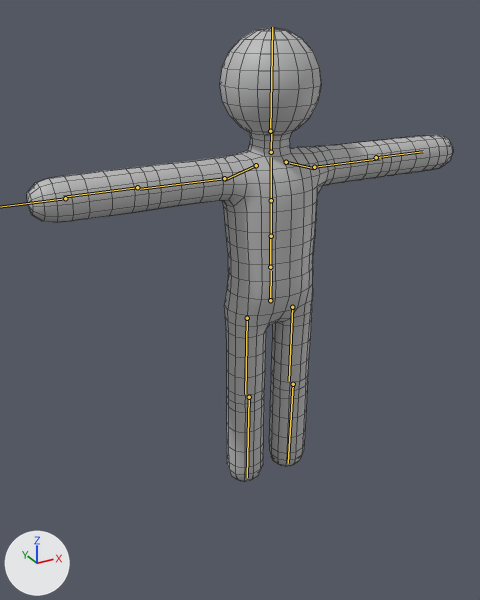
The FBX model Assets/Animations/PlayerSword@SwordCombo1.fbx: old version first, new version second.
The view is the same before and after, from a 50 mm lens placed at (-1.243, -2.011, 1.854), pointed at (-0.184, -0.086, 0.892). Lighting does not change. The marker at lower left points along +X, +Y and +Z. The first picture is the older version. The bones that change, and the others that lie on the model, are drawn over the model as lines. Mesh edges are drawn as thin lines.

Names of what the first picture shows: 'SM_StickMan'.
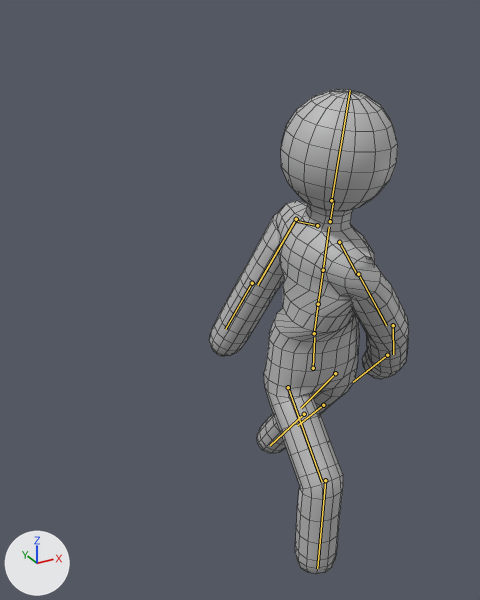
The newer file adds an action. The first version stands in its rest pose; the second is drawn at frame 30 of the action 'Armature|Armature|Armature|Armature|ArmatureДействие'.

What the commit changed:
Bone 'Root' (bone_root) moves from (0.0, 0.0, 0.0) to (0.0, -15.0, 30.0).
Bone 'Spine' (bone_spine) turns from (0, 0, 0) to (10, 2, 1) degrees about its own x, y and z.
Bone 'Spine1' (bone_spine1) turns from (0, 0, 0) to (0, 54, 0) degrees about its own x, y and z.
Bone 'Spine2' (bone_spine2) turns from (0, 0, 0) to (0, 33, 0) degrees about its own x, y and z.
Bone 'LeftArm' (bone_leftarm) turns from (0, 0, 0) to (80, 20, 17) degrees about its own x, y and z.
Bone 'RightShoulder' (bone_rightshoulder) turns from (0, 0, 0) to (11, 0, 0) degrees about its own x, y and z.
Bone 'RightArm' (bone_rightarm) turns from (0, 0, 0) to (65, -26, -125) degrees about its own x, y and z.
Bone 'RightForeArm' (bone_rightforearm) turns from (0, 0, 0) to (-3, -19, -15) degrees about its own x, y and z.
Bone 'RightHand' (bone_righthand) turns from (0, 0, 0) to (4, -11, -35) degrees about its own x, y and z.
Bone 'LeftUpLeg' (bone_leftupleg) turns from (0, 0, 0) to (-37, 0, 0) degrees about its own x, y and z.
Bone 'RightUpLeg' (bone_rightupleg) turns from (0, 0, 0) to (44, 0, 0) degrees about its own x, y and z.
Bone 'RightLeg' (bone_rightleg) turns from (0, 0, 0) to (-44, 0, 0) degrees about its own x, y and z.

Pixel boxes [x1, y1, x2, y2] of what changed, in the pictures (480 x 600 px):
'SM_StickMan', posed (53% narrower, 7% taller)
    before: [27, 27, 453, 482]
    after: [209, 89, 409, 574]
bone 'Root', root to tip
    before: (270, 300) to (271, 271)
    after: (313, 368) to (314, 337)
bone 'Spine', root to tip
    before: (270, 267) to (270, 236)
    after: (314, 333) to (318, 304)
bone 'Spine1', root to tip
    before: (271, 236) to (271, 200)
    after: (318, 304) to (323, 270)
bone 'Spine2', root to tip
    before: (271, 200) to (271, 157)
    after: (323, 270) to (329, 227)
bone 'LeftArm', root to tip
    before: (314, 167) to (380, 158)
    after: (296, 219) to (257, 285)
bone 'RightShoulder', root to tip
    before: (256, 165) to (224, 180)
    after: (339, 242) to (357, 275)
bone 'RightArm', root to tip
    before: (224, 178) to (140, 189)
    after: (358, 274) to (386, 325)
bone 'RightForeArm', root to tip
    before: (137, 187) to (63, 197)
    after: (393, 325) to (393, 354)
bone 'LeftUpLeg', root to tip
    before: (292, 307) to (289, 381)
    after: (335, 373) to (301, 408)
bone 'RightUpLeg', root to tip
    before: (247, 318) to (245, 394)
    after: (288, 387) to (322, 482)
bone 'RightLeg', root to tip
    before: (249, 397) to (247, 477)
    after: (325, 480) to (317, 568)
